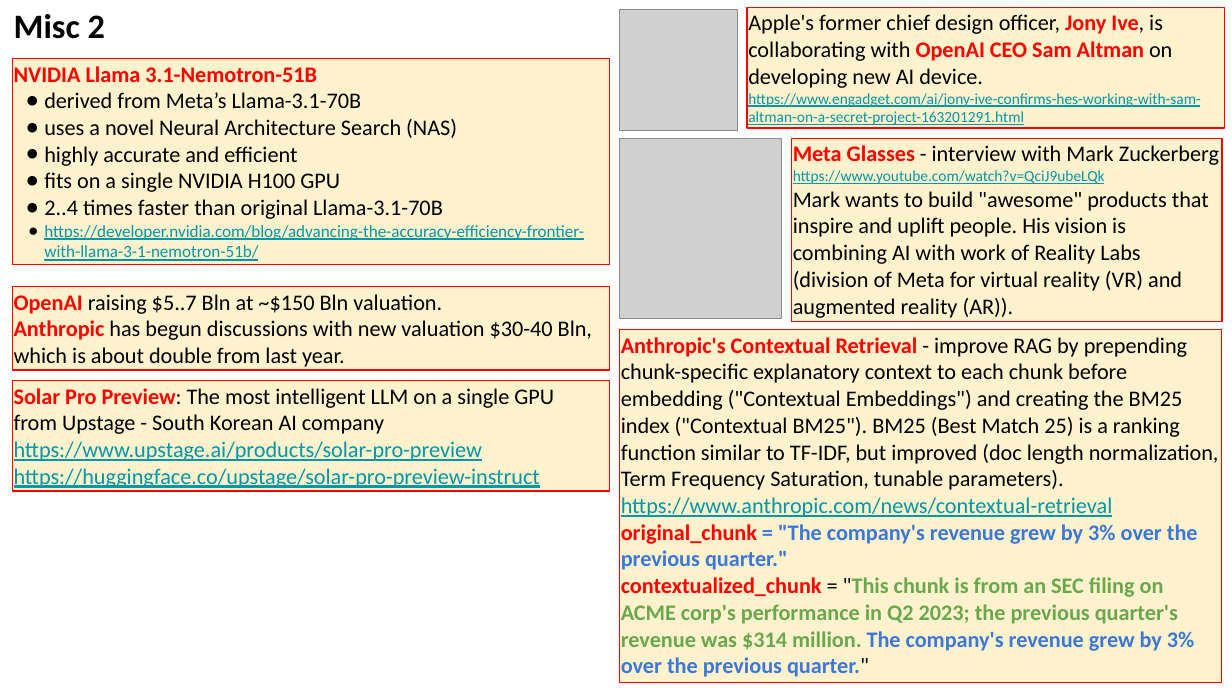
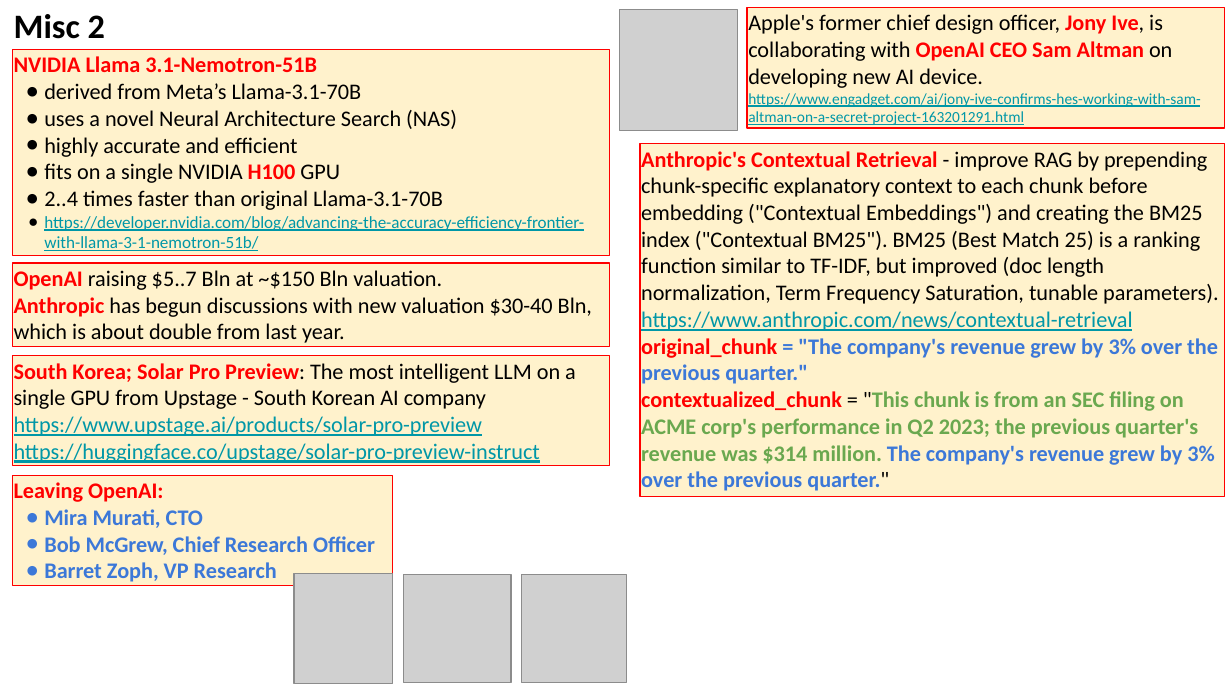
Before and after one commit to lselector/seminar, a slide deck: slide 9 of 2024/2024-09-27-AI-Updates.pptx (slide 6 before the commit). Drawn at 1232x693 pixels with LibreOffice and Linux fonts; fonts in the diff are those of the drawing; grey boxes stand for pictures. Boxes give left, top, right and bottom in pixels: in the first picture for what was removed or moved away, otherwise in the second. Text is boxed around its words. In the diff, an @@ line names an element or a change of style, - is before the commit and + after.

```diff
--- a/2024/2024-09-27-AI-Updates.pptx
+++ b/2024/2024-09-27-AI-Updates.pptx
@@ rectangle "NVIDIA Llama 3.1-Nemotron-51B": place and size @@
-rectangle "NVIDIA Llama 3.1-Nemotron-51B" at (12, 59, 610, 265)
+rectangle "NVIDIA Llama 3.1-Nemotron-51B" at (12, 49, 610, 255)
@@ picture removed at (620, 138, 782, 318) @@
@@ rectangle "Anthropic's Contextual Retrieval - improve ...": place and size @@
-rectangle "Anthropic's Contextual Retrieval - improve ..." at (620, 330, 1222, 683)
+rectangle "Anthropic's Contextual Retrieval - improve ..." at (639, 144, 1223, 496)
@@ rectangle removed at (792, 138, 1222, 320) @@
-Meta Glasses - interview with Mark Zuckerberg
-https://www.youtube.com/watch?v=QciJ9ubeLQk
-Mark wants to build "awesome" products that inspire and uplift people. His vision is combining AI with work of Reality Labs (division of Meta for virtual reality (VR) and augmented reality (AR)).
@@ text in rectangle at (44, 163, 340, 183): text colour #000000 to #FF0000, bold on in "H100" @@
@@ rectangle "OpenAI raising $5..7 Bln at ...": place and size @@
-rectangle "OpenAI raising $5..7 Bln at ..." at (12, 287, 610, 371)
+rectangle "OpenAI raising $5..7 Bln at ..." at (12, 262, 610, 346)
@@ rectangle "South Korea; Solar Pro Preview: ...": place and size @@
-rectangle "South Korea; Solar Pro Preview: ..." at (12, 381, 610, 492)
+rectangle "South Korea; Solar Pro Preview: ..." at (12, 356, 610, 467)
@@ text in rectangle at (14, 363, 576, 409): text changed @@
-Solar Pro Preview: The most intelligent LLM on a single GPU
-from Upstage - South Korean AI company
+South Korea; Solar Pro Preview: The most intelligent LLM on a single GPU from Upstage - South Korean AI company
@@ rectangle added at (12, 476, 393, 586), fill #FFF2CC, outline #FF0000 0.75 pt, 13 pt, text #3C78D8, bold @@
+Leaving OpenAI:
+● Mira Murati, CTO
+● Bob McGrew, Chief Research Officer
+● Barret Zoph, VP Research
@@ picture added at (294, 574, 393, 685) @@
@@ picture added at (403, 575, 511, 684) @@
@@ picture added at (521, 575, 626, 684) @@
```
Also in this commit, not shown: 4 other slides changed, 6 slides added, 1 slide removed.
